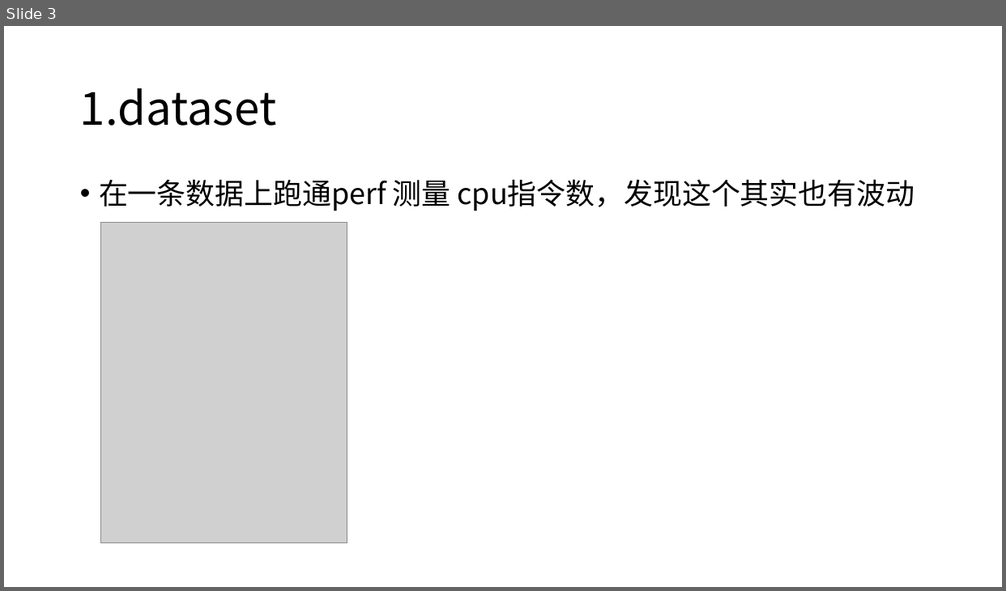
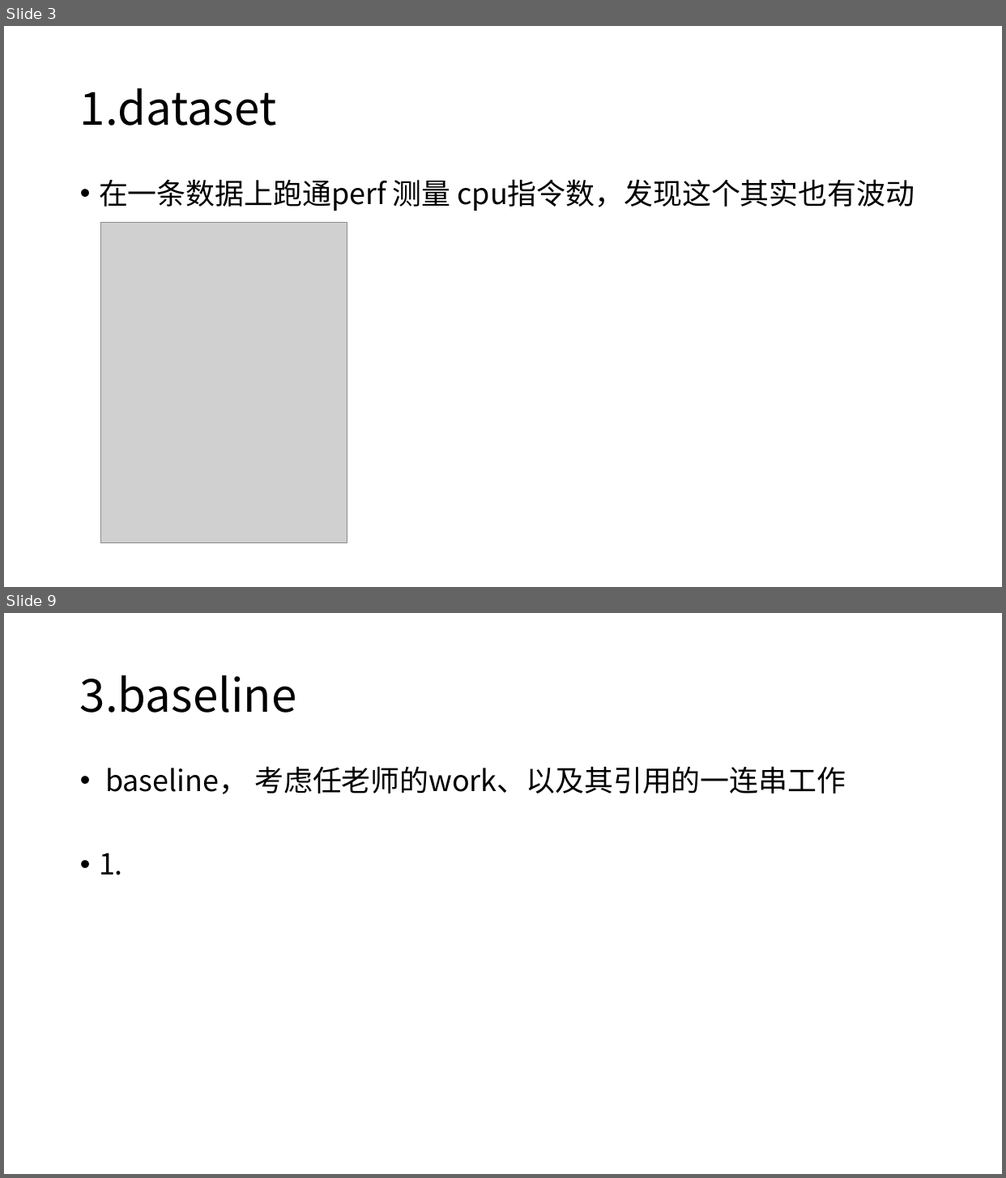
Before and after one commit to Coffee-Kitty/Coffee-Kitty.github.io, a slide deck: docs/life/diary/llm-as-optimizer.pptx. Shown one above the other, each under a label of ours: slide 3 before the commit, slides 3 and 9 after it; the slides between them are not shown. The pictures are 1006x591 and 1006x1178 pixels, drawn with LibreOffice and Linux fonts; fonts in the diff are those of the drawing; grey boxes stand for pictures. Boxes give left, top, right and bottom in pixels: in the first picture for what was removed or moved away, otherwise in the second. Text is boxed around its words. In the diff, an @@ line names an element or a change of style, - is before the commit and + after.

```diff
--- a/docs/life/diary/llm-as-optimizer.pptx
+++ b/docs/life/diary/llm-as-optimizer.pptx
@@ slide 9 added at [4,613,1002,1174], background #FFFFFF @@
@@ title added at [80,675,297,713], 44 pt, text #000000 @@
+3.baseline
@@ text added at [99,766,846,875], 28 pt, text #000000 @@
+• baseline， 考虑任老师的work、以及其引用的一连串工作
+• 1.
```
Also in this commit, not shown: 5 slides changed, 2 other slides added, 40 other files.
